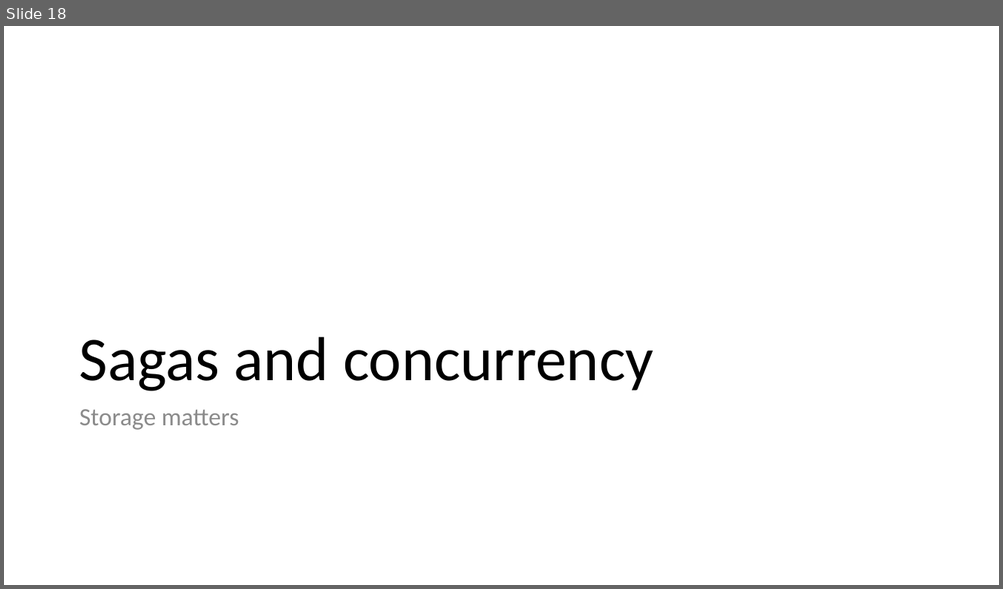
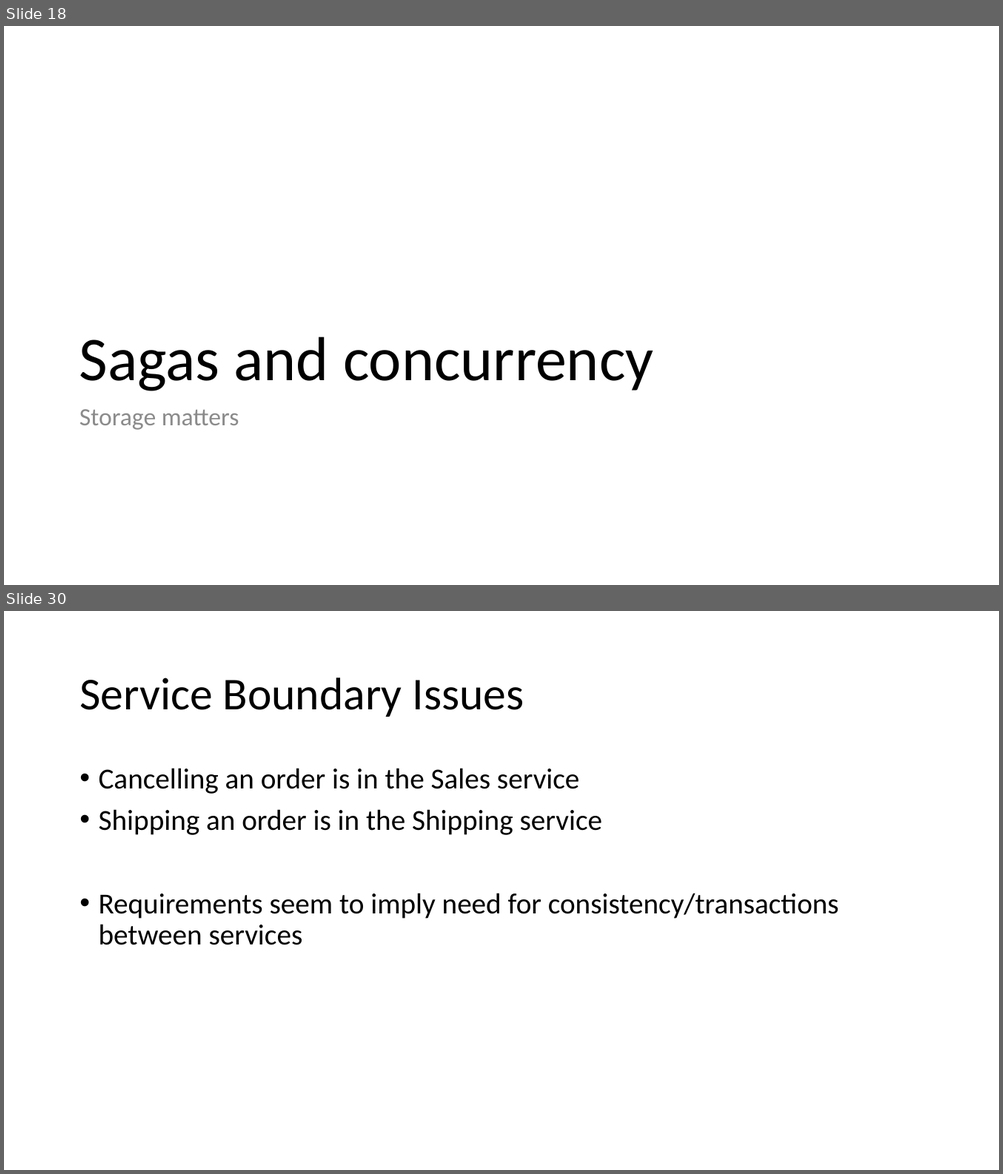
Before and after one commit to Particular/SagaMasterClass, a slide deck: SagaMasterClass.pptx. Shown one above the other, each under a label of ours: slide 18 before the commit, slides 18 and 30 after it; the slides between them are not shown. The pictures are 1003x589 and 1003x1174 pixels, drawn with LibreOffice and Linux fonts; fonts in the diff are those of the drawing. Boxes give left, top, right and bottom in pixels: in the first picture for what was removed or moved away, otherwise in the second. Text is boxed around its words. In the diff, an @@ line names an element or a change of style, - is before the commit and + after.

```diff
--- a/SagaMasterClass.pptx
+++ b/SagaMasterClass.pptx
@@ slide 30 added at (x1=4, y1=611, x2=999, y2=1170), background #FFFFFF @@
@@ title added at (x1=79, y1=678, x2=524, y2=717), 44 pt, text #000000 @@
+Service Boundary Issues
@@ text added at (x1=99, y1=768, x2=839, y2=945), 28 pt, text #000000 @@
+• Cancelling an order is in the Sales service
+• Shipping an order is in the Shipping service
+• Requirements seem to imply need for consistency/transactions between services
```
Also in this commit, not shown: 3 slides changed, 16 other slides added, 7 other files.
